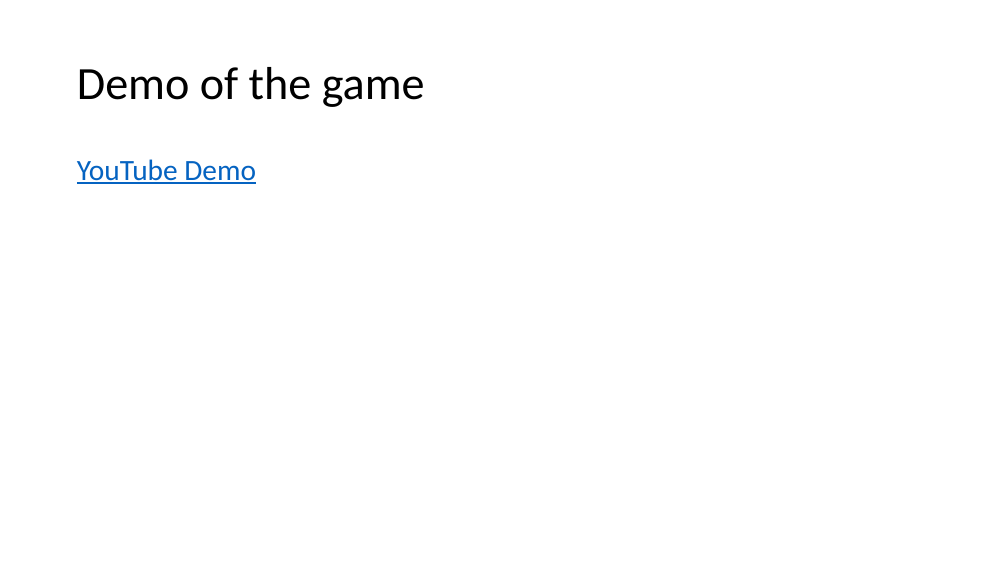
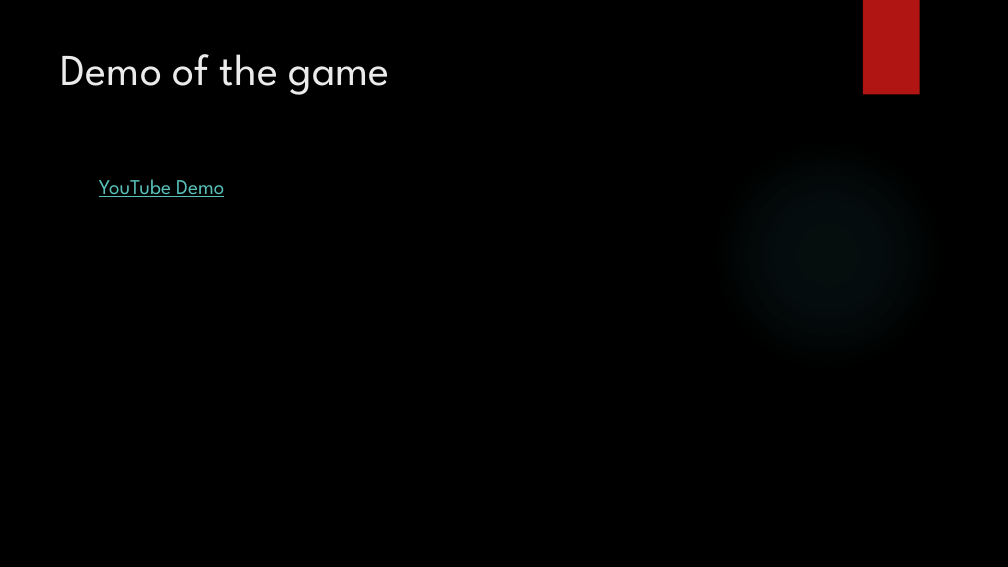
Before and after one commit to kevgleeson78/Gesture-Based-UI-Project, a slide deck: slide 7 of Presentation/New Microsoft PowerPoint Presentation.pptx (slide 8 before the commit). Drawn at 1008x567 pixels with LibreOffice and Linux fonts; fonts in the diff are those of the drawing; background and template pictures are left out. Boxes give left, top, right and bottom in pixels: in the first picture for what was removed or moved away, otherwise in the second. Text is boxed around its words. In the diff, an @@ line names an element or a change of style, - is before the commit and + after.

```diff
--- a/Presentation/New Microsoft PowerPoint Presentation.pptx
+++ b/Presentation/New Microsoft PowerPoint Presentation.pptx
@@ background #FFFFFF to picture (left out) @@
@@ rectangle added at bbox=[863, 0, 920, 95], fill #B01513 @@
@@ title "Demo of the game": place and size @@
-title "Demo of the game" at bbox=[77, 67, 425, 107]
+title "Demo of the game" at bbox=[61, 54, 390, 95]
@@ title "Demo of the game" at bbox=[61, 54, 390, 95]: size 44 to 42 pt, font Calibri to League Spartan, text colour #000000 to #EBEBEB; line spacing 0.9 to 1; vertical alignment middle to top @@
@@ ellipse added at bbox=[712, 138, 944, 371], fill gradient #50B9C1 @@
@@ text "YouTube Demo": place and size @@
-text "YouTube Demo" at bbox=[77, 159, 256, 184]
+text "YouTube Demo" at bbox=[99, 179, 224, 197]
@@ text "YouTube Demo" at bbox=[99, 179, 224, 197]: size 28 to 20 pt, font Calibri to League Spartan, text colour #0563C1 to #58C1BA; line spacing 0.9 to 1 @@
```
Also in this commit, not shown: 7 other slides changed, 1 slide removed, 1 other file.
